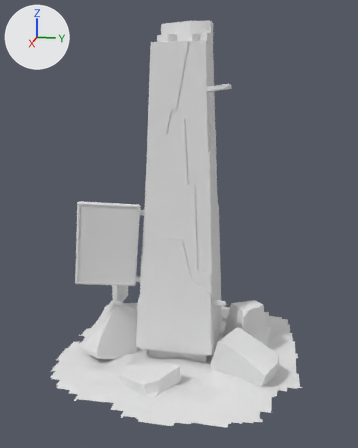
What one commit did to the glTF model public/models/rock.glb.
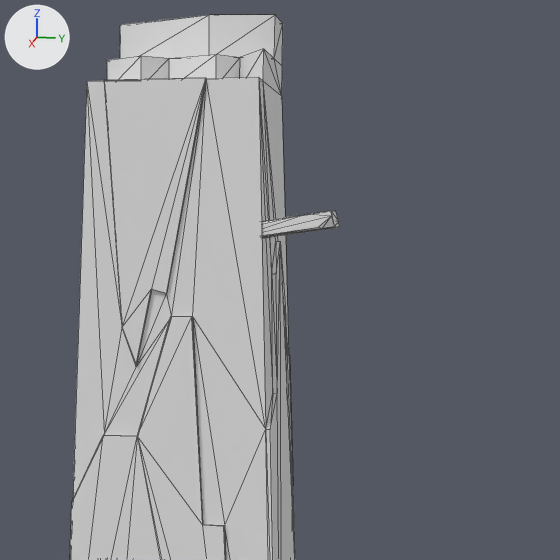
Each version appears first whole from a camera (50 mm lens) standing at (16.34, 3.13, 8.82) and looking at (0.33, -0.07, 4.82), and next in a close-up on the part from 34% to 84% of the width and 4% to 44% of the height. The lights are fixed; the arrows at upper left show +X, +Y and +Z. The last two pictures show the newer version. The close-ups show mesh edges as thin lines. Where no turn or scale is listed for an object, it has been applied to the vertices.

The first close-up shows 'Monolith', 'holder-rock'.
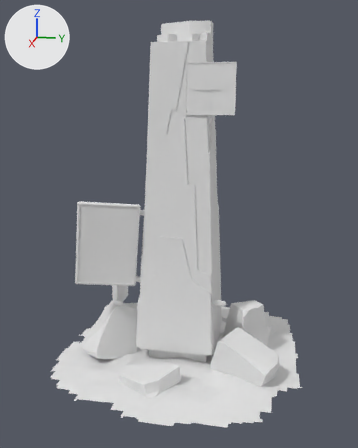
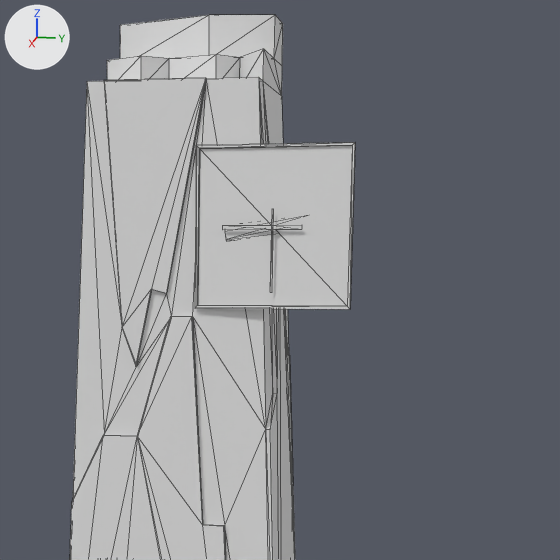
Edits to the bpy script that builds the scene:
```text
Add me_plane_008:
    me_plane_008.from_pydata([(0.025, -0.01, -0.664), (0.026, 0.007, -0.664), (-0.005, -0.008, 0.116), (-0.004, 0.009, 0.116)], [], [(0, 1, 3), (0, 3, 2)])
Add me_plane_009:
    me_plane_009.from_pydata([(-0.07, -0.77, 0.77), (-0.01, -0.77, -0.77), (0.01, 0.77, 0.77), (0.07, 0.77, -0.77), (0.01, 0.74, 0.74), (-0.07, -0.74, 0.74), (-0.01, -0.74, -0.74), (0.07, 0.74, -0.74), (0.03, 0.74, 0.74), (-0.05, -0.74, 0.74), (0.01, -0.74, -0.74), (0.09, 0.74, -0.74), (0.03, 0.77, 0.77), (-0.05, -0.77, 0.77), (0.01, -0.77, -0.77), (0.09, 0.77, -0.77)], [], [(5, 6, 7), (5, 7, 4), (5, 4, 8), (5, 8, 9), (7, 6, 10), (7, 10, 11), (2, 0, 13), (2, 13, 12), (1, 3, 15), (1, 15, 14), (9, 8, 12), (9, 12, 13), (10, 9, 13), (10, 13, 14), (11, 10, 14), (11, 14, 15), (8, 11, 15), (8, 15, 12), (3, 2, 12), (3, 12, 15), (0, 1, 14), (0, 14, 13), (4, 7, 11), (4, 11, 8), (6, 5, 9), (6, 9, 10)])
Add ob_seconds:
    ob_seconds = bpy.data.objects.new('Seconds', me_plane_008)
    ob_seconds.location = (1.0, 1.02, 9.26)
Add ob_frame_001:
    ob_frame_001 = bpy.data.objects.new('Frame.001', me_plane_009)
    ob_frame_001.location = (0.96, 1.02, 9.21)
```

Boxes [x1, y1, x2, y2] around the edits, measured in the close-ups (560 x 560 px):
'Frame.001', added
    after: [195, 142, 355, 309]
'Seconds', added
    after: [270, 209, 274, 292]
'holder-rock', unchanged, covered by the edit
    before: [262, 211, 339, 238]
